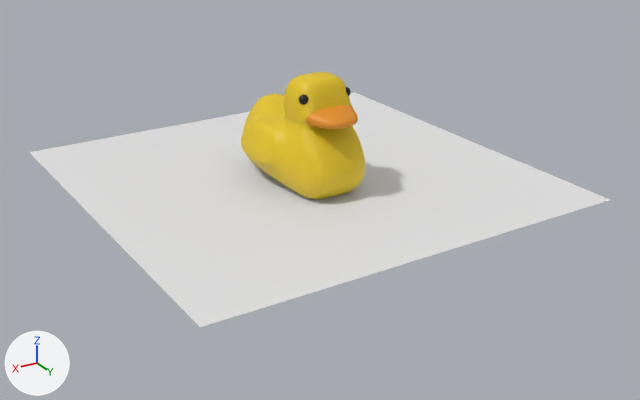
The glTF model DuckyDash/carGameThreeJS-main/src/assets/duck.glb as it was, and as the next commit left it.
Both versions are drawn from a camera (50 mm lens) standing at (12.72, 25.19, 6.68) and looking at (-0.41, 3.32, -4.26). Lighting does not change. The marker at lower left points along +X, +Y and +Z. Where no turn or scale is listed for an object, it has been applied to the vertices.
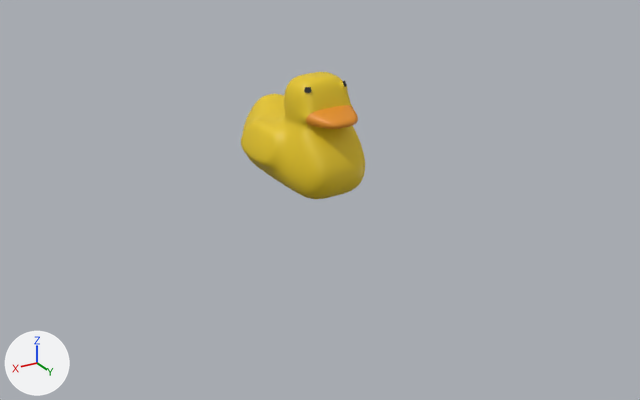
Commit message: Fix duck model

What differs and where, as boxes [x1, y1, x2, y2] in the pictures (640 x 400 px):
'Plane', deleted
    before: [29, 92, 610, 327]
'Sphere', deleted
    before: [299, 94, 309, 105]
'Cube.002', added
    after: [304, 81, 347, 93]

Diff of the bpy script that builds the scene:
```diff
--- a/DuckyDash/carGameThreeJS-main/src/assets/duck.glb.py
+++ b/DuckyDash/carGameThreeJS-main/src/assets/duck.glb.py
@@ me_cube_002 @@
+me_cube_002.from_pydata(...)  # 70 vertices, 96 faces; spans x -0.741..0.714, y 0.444..0.623, z 2.274..2.428
+me_cube_002.materials.append(mat_material_002)  # black #090909
@@ ob_sphere @@
-ob_sphere = bpy.data.objects.new('Sphere', me_sphere)
-ob_sphere.location = (0.41, 3.79, -0.76)
@@ ob_plane @@
-ob_plane = bpy.data.objects.new('Plane', me_plane)
-ob_plane.location = (-0.37, 2.18, -3.78)
@@ ob_cube_002 @@
+ob_cube_002 = bpy.data.objects.new('Cube.002', me_cube_002)
+ob_cube_002.location = (-0.31, 3.3, -2.82)
```
